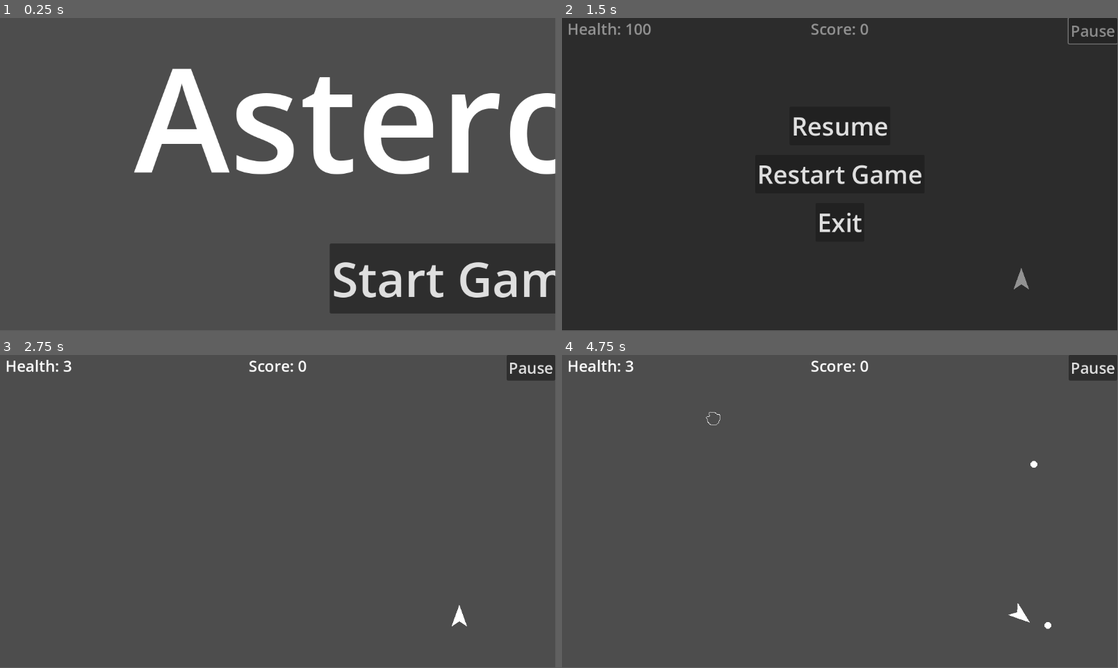
Above: before the commit, frames 1-4 (two rows, left to right).
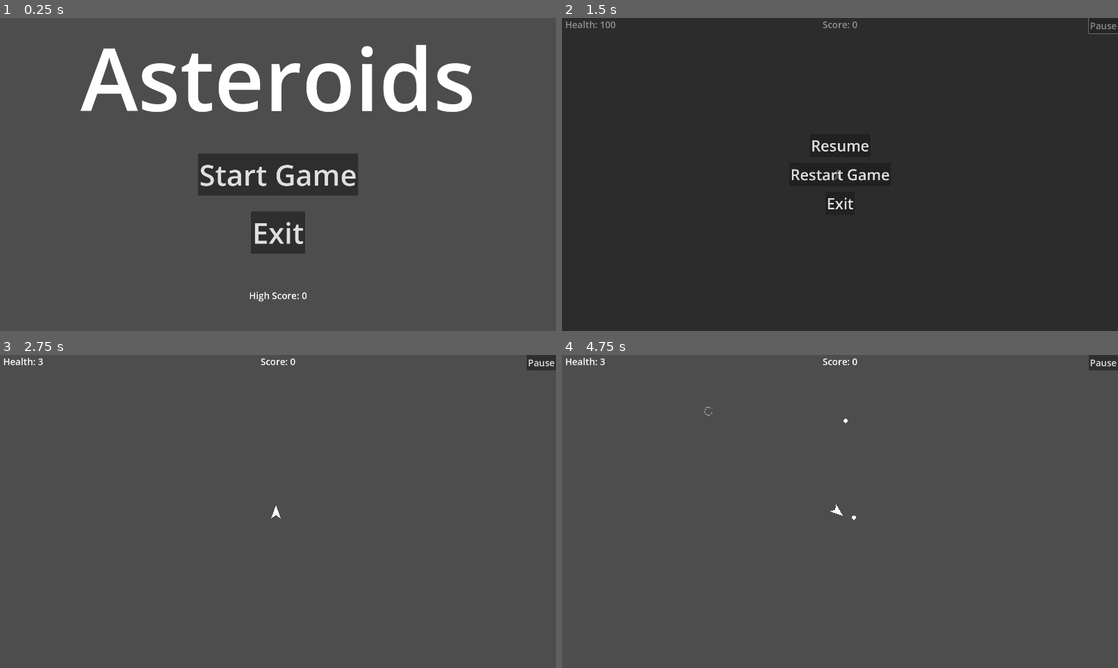
Above: after the commit, the same moments.

Repository: CoilSeb/AsteroidsPersonal
Game: Godot game, scene res://Scenes/Screens/Start Screen/StartScreen.tscn
The game is run twice, just before and just after one commit, with the same random seed, the same clock (stepped at 60 frames per second) and the same inputs.
Inputs:
- Up to frame 1 (0.25 s): no input
- Up to frame 2 (1.5 s): click "Start Game" at 0.5 s; click "Pause" at 1.25 s
- Up to frame 3 (2.75 s): click "Restart Game" at 2 s
- Up to frame 4 (4.75 s): tap Enter at 2.75 s; hold D (rotate_right) 2.78-3.53 s; hold Space (shoot) 2.78-3.53 s; hold A (rotate_left) 3.53-4.28 s; tap Space (shoot) at 3.6 s; hold D (rotate_right) from 4.28 s (still down); hold Space (shoot) from 4.28 s (still down)
In our replay, the window is 799x449 before the commit and 800x450 after it. These sizes can differ from the game's own. Grey fills any space a smaller window leaves; there, only what the larger window draws over its background counts as a difference.

The runs differ from the first frame. In frame 1, 25% of the frame differs, in the area x 14-100%, y 8-95%; in frame 2, 2.4%; in frame 3, 1.1%; in frame 4, 1.2%.

Commit message:
Update project configuration

Diff:
--- a/project.godot
+++ b/project.godot
@@ -1,16 +1,8 @@
-; Engine configuration file.
-; It's best edited using the editor UI and not directly,
-; since the parameters that go here are not all obvious.
-;
-; Format:
-;   [section] ; section goes between []
-;   param=value ; assign values to parameters
-
 config_version=5
 
 [application]
 
-config/name="AsteroidsTest"
+config/name="AsteroidsPersonal"
 run/main_scene="res://Scenes/Screens/Start Screen/StartScreen.tscn"
 config/features=PackedStringArray("4.2", "Forward Plus")
 config/icon="res://Arbitrary/icon.svg"
@@ -21,7 +13,11 @@
 
 [display]
 
+window/size/viewport_width=1920
+window/size/viewport_height=1080
 window/size/mode=3
+window/stretch/mode="viewport"
+window/stretch/aspect="expand"
 
 [input]
 
